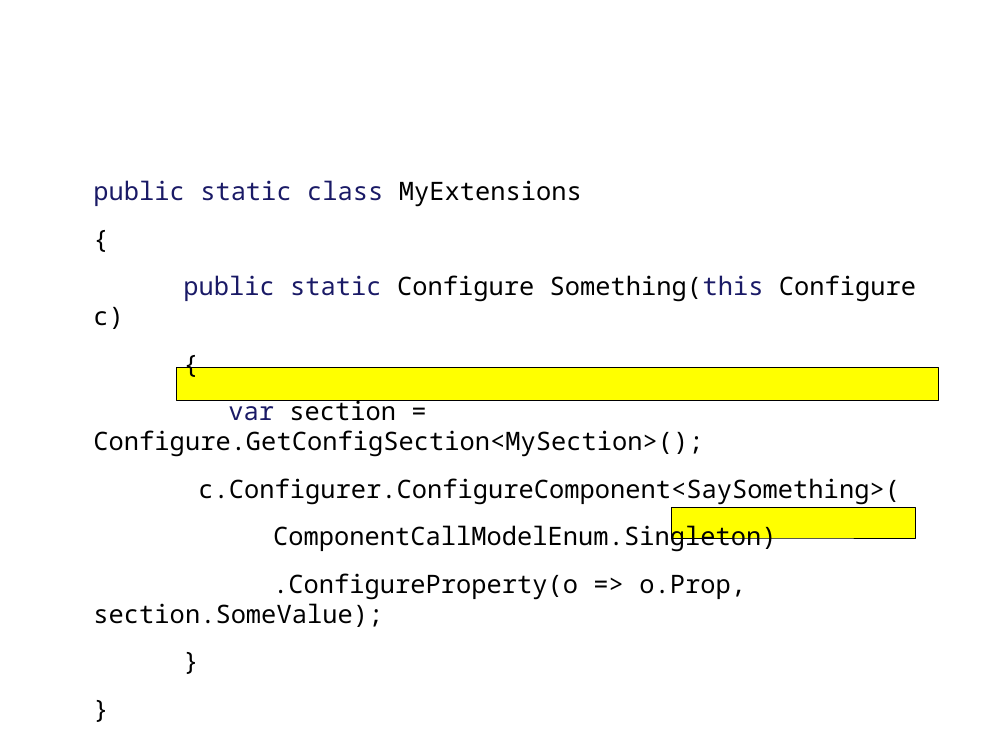
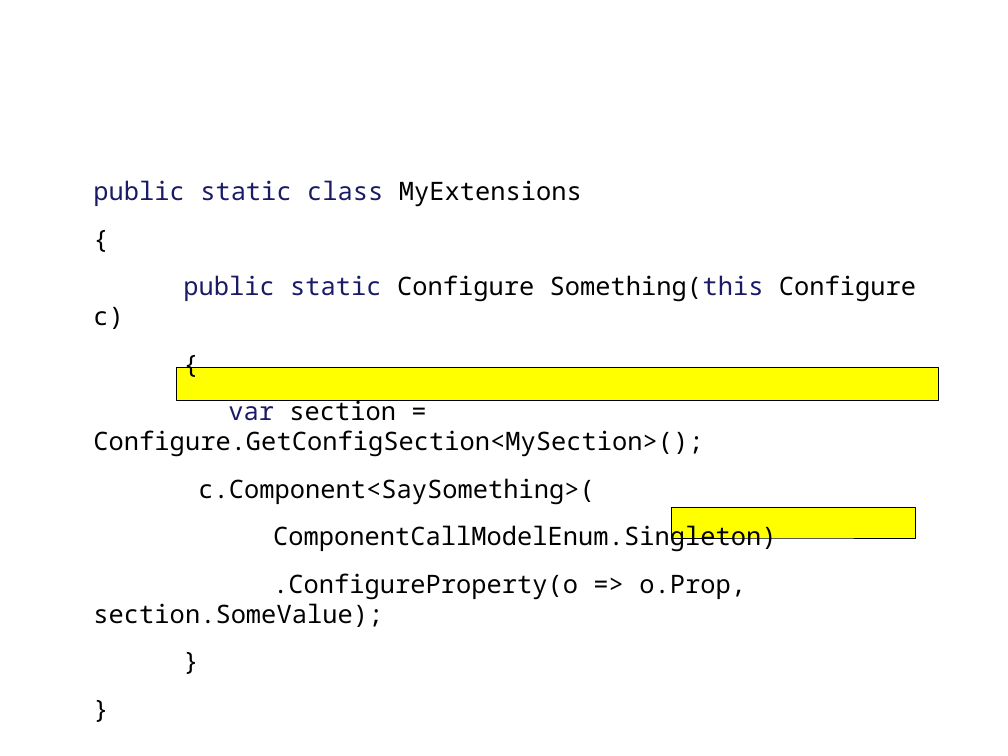
Before and after one commit to Particular/Course.Slides, a slide deck: slide 60 of EnterpriseDevelopmentWithNServiceBus.pptx. Drawn at 1008x756 pixels with LibreOffice and Linux fonts; fonts in the diff are those of the drawing; background and template pictures are left out. Boxes give left, top, right and bottom in pixels: in the first picture for what was removed or moved away, otherwise in the second. Text is boxed around its words. In the diff, an @@ line names an element or a change of style, - is before the commit and + after.

```diff
--- a/EnterpriseDevelopmentWithNServiceBus.pptx
+++ b/EnterpriseDevelopmentWithNServiceBus.pptx
@@ text at <box>198,478,595,505</box>: text changed @@
-c.Configurer.ConfigureComponent<SaySomething>(
+c.Component<SaySomething>(
```
Also in this commit, not shown: 2 other slides changed.
